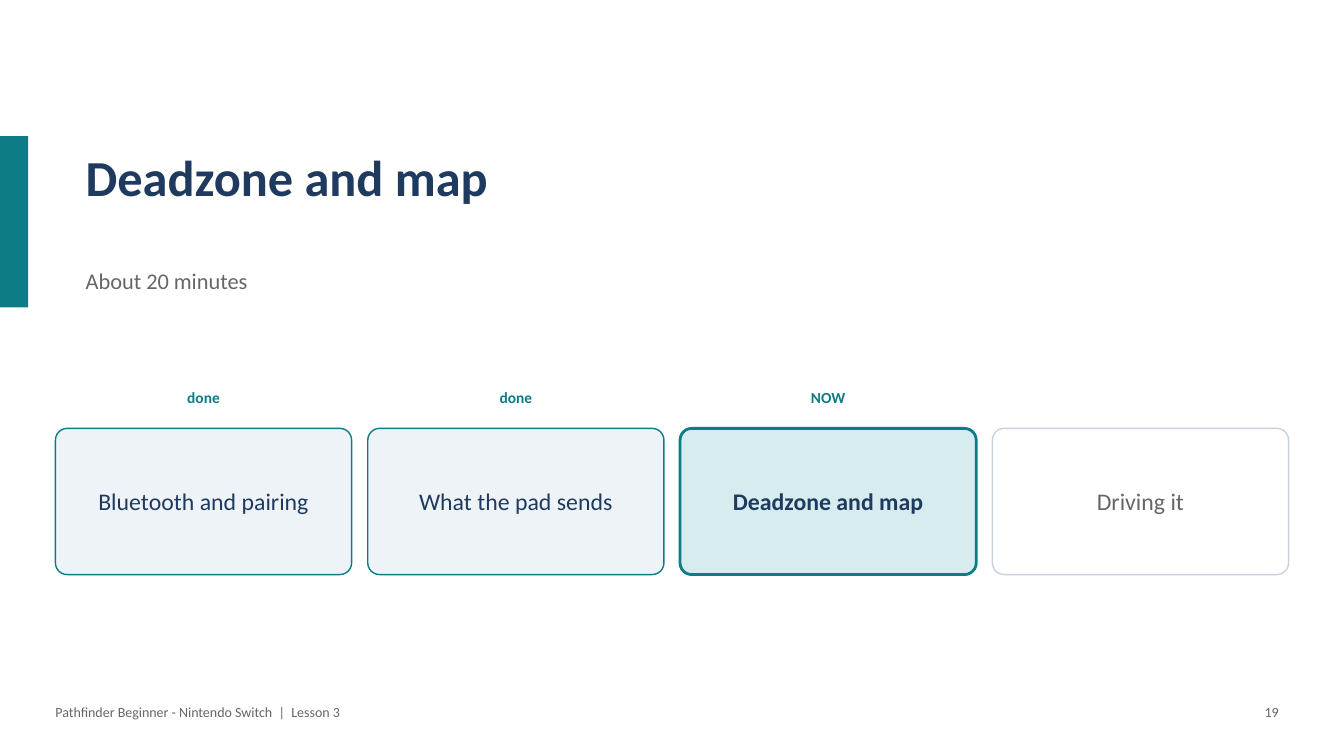
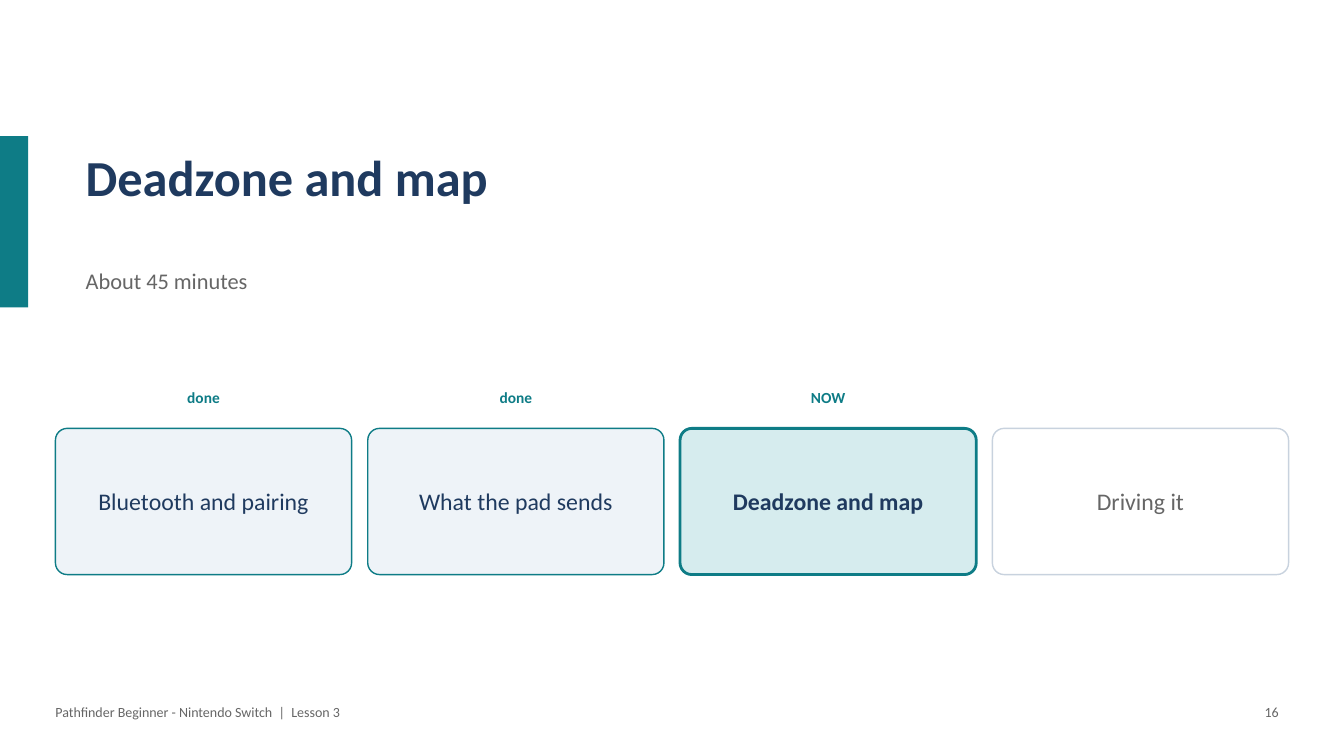
Before and after one commit to PorpoiseRobotics/porpoise-robotics, a slide deck: slide 17 of ground-vehicle/docs/courses/beginner-switch/l3_controller_programming.pptx (slide 20 before the commit). Drawn at 1344x756 pixels with LibreOffice and Linux fonts; fonts in the diff are those of the drawing. Boxes give left, top, right and bottom in pixels: in the first picture for what was removed or moved away, otherwise in the second. Text is boxed around its words. In the diff, an @@ line names an element or a change of style, - is before the commit and + after.

```diff
--- a/ground-vehicle/docs/courses/beginner-switch/l3_controller_programming.pptx
+++ b/ground-vehicle/docs/courses/beginner-switch/l3_controller_programming.pptx
@@ text at bbox=[86, 273, 247, 289]: text changed @@
-About 20 minutes
+About 45 minutes
@@ text at bbox=[1265, 707, 1279, 717]: text changed @@
-19
+16
```
Also in this commit, not shown: 6 other slides changed, 16 other files.
